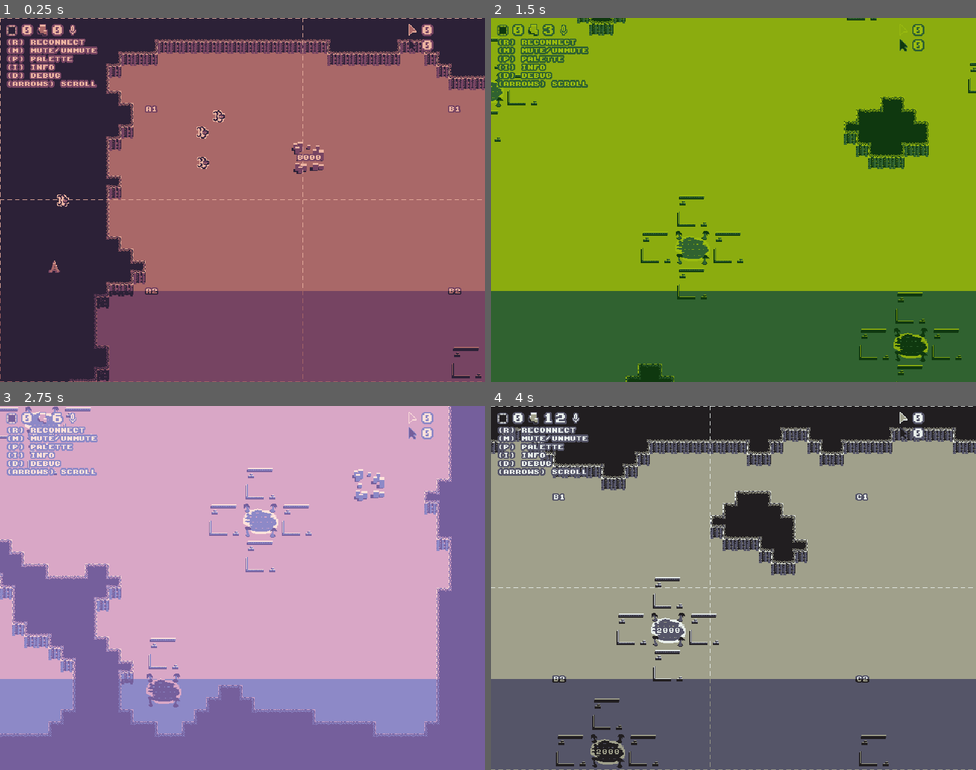
Above: before the commit, frames 1-4 (two rows, left to right).
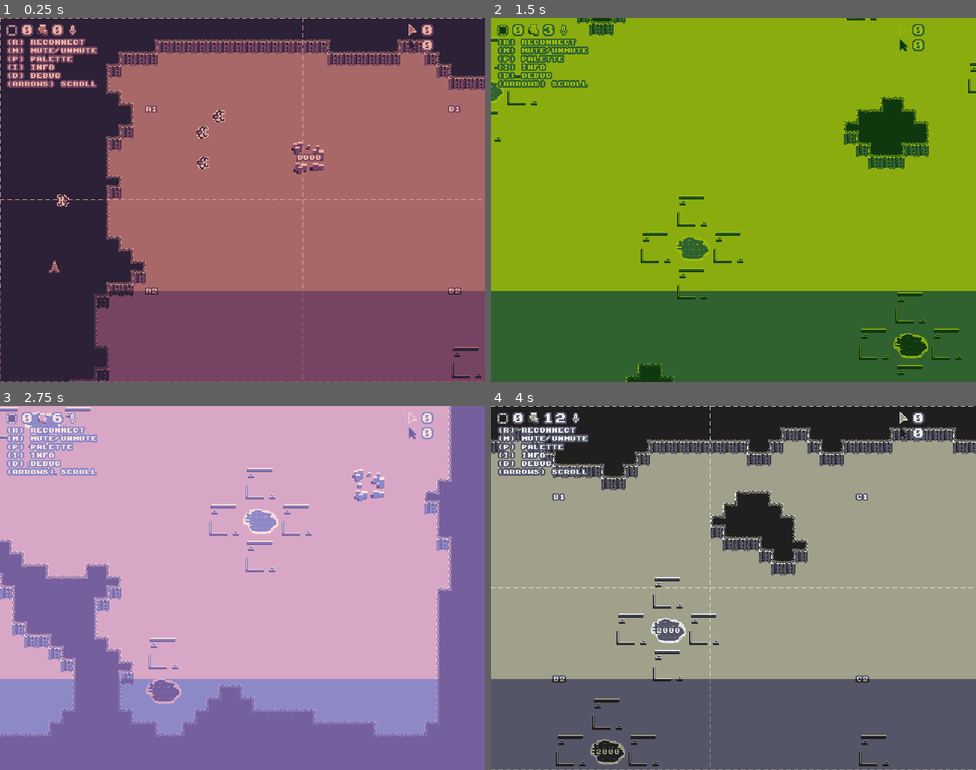
Above: after the commit, the same moments.

Repository: nikolawhallon/data-wars
Game: Godot game, scene res://scenes/game.tscn
Same seed, same stepped clock (60 frames per second), same inputs: the game is played once before the commit and once after it.
Inputs (mouse positions are in pixels of both pictures, inside the frame that each line leads up to):
- Up to frame 1 (0.25 s): no input
- Up to frame 2 (1.5 s): move the mouse to (840, 181) at 0.52 s; hold Right (move_right) 0.53-1.28 s; tap P (palette) at 0.6 s; click (840, 181) at 0.67 s; move the mouse to (636, 218) at 1.27 s; hold Down (move_down) from 1.28 s (still down); tap I (info) at 1.35 s
- Up to frame 3 (2.75 s): tap P (palette) at 1.55, 2.1 s; move the mouse to (291, 507) at 2.02 s; release Down (move_down) at 2.03 s; hold Right (move_right) from 2.03 s (still down)
- Up to frame 4 (4 s): tap Enter at 2.75 s; move the mouse to (709, 660) at 2.77 s; release Right (move_right) at 2.78 s; hold Up (move_up) 2.78-3.53 s; tap P (palette) at 2.85, 3.8 s; click (709, 660) at 2.92 s; move the mouse to (879, 642) at 3.52 s; hold Left (move_left) from 3.53 s (still down); tap I (info) at 3.6 s

The runs differ from the first frame. In frame 1, 0.2% of the frame differs, in the area x 40-47%, y 25-42%; in frame 2, 0.2%; in frame 3, 0.2%, in the area x 5-58%, y 0-83%; in frame 4, 0.2%.

Commit message:
added shaders for units and buildings for the enemy

Diff:
--- /dev/null
+++ b/resources/inverse.tres
@@ -0,0 +1,10 @@
+[gd_resource type="ShaderMaterial" format=3 uid="uid://bwu2udjtslgc"]
+
+[ext_resource type="Shader" uid="uid://b8t74ow17sia1" path="res://scenes/inverse.gdshader" id="1_q1a1g"]
+
+[resource]
+shader = ExtResource("1_q1a1g")
+shader_parameter/pal0 = Color(0.1725, 0.1294, 0.2157, 1)
+shader_parameter/pal1 = Color(0.4627, 0.2667, 0.3843, 1)
+shader_parameter/pal2 = Color(0.6627, 0.4078, 0.4078, 1)
+shader_parameter/pal3 = Color(0.9294, 0.7059, 0.6314, 1)
--- a/scenes/data_center.gd
+++ b/scenes/data_center.gd
@@ -9,6 +9,18 @@
 func _ready() -> void:
 	rng.randomize()
 
+func init(initial_team, initial_position):
+	global_position = initial_position
+	team = initial_team
+
+	if team.team == "enemy":
+		var mat := $Sprite2D.material as ShaderMaterial
+
+		mat.set_shader_parameter("pal0", Color("#edb4a1"))
+		mat.set_shader_parameter("pal1", Color("#a96868"))
+		mat.set_shader_parameter("pal2", Color("#764462"))
+		mat.set_shader_parameter("pal3", Color("#2c2137"))
+
 func _on_water_timer_timeout() -> void:
 	var water = get_parent()
 	var consumed = water.decrement(1)
@@ -18,8 +30,7 @@
 func _on_unit_timer_timeout() -> void:
 	if producing == "spam_bot":
 		var spam_bot = load("res://scenes/spam_bot.tscn").instantiate()
-		spam_bot.team = team
-		spam_bot.global_position = global_position + Vector2(rng.randf_range(-64.0, 64.0), rng.randf_range(-64.0, 64.0))
+		spam_bot.init(team, global_position + Vector2(rng.randf_range(-64.0, 64.0), rng.randf_range(-64.0, 64.0)))
 		get_tree().get_current_scene().add_child(spam_bot)
 
 	producing = null
--- a/scenes/data_center.tscn
+++ b/scenes/data_center.tscn
@@ -1,9 +1,18 @@
 [gd_scene format=3 uid="uid://b3tp1of0u3u20"]
 
+[ext_resource type="Shader" uid="uid://b8t74ow17sia1" path="res://scenes/inverse.gdshader" id="1_0o2gg"]
 [ext_resource type="Texture2D" uid="uid://dngncol6c3k4a" path="res://assets/data_center.png" id="1_3870i"]
 [ext_resource type="Script" uid="uid://jykvj08xaccd" path="res://scenes/data_center.gd" id="2_brcna"]
 
+[sub_resource type="ShaderMaterial" id="ShaderMaterial_ii474"]
+shader = ExtResource("1_0o2gg")
+shader_parameter/pal0 = Color(0.1725, 0.1294, 0.2157, 1)
+shader_parameter/pal1 = Color(0.4627, 0.2667, 0.3843, 1)
+shader_parameter/pal2 = Color(0.6627, 0.4078, 0.4078, 1)
+shader_parameter/pal3 = Color(0.9294, 0.7059, 0.6314, 1)
+
 [node name="DataCenter" type="Sprite2D" unique_id=871493217 groups=["DataCenter"]]
+material = SubResource("ShaderMaterial_ii474")
 texture = ExtResource("1_3870i")
 script = ExtResource("2_brcna")
 
--- a/scenes/data_drone.gd
+++ b/scenes/data_drone.gd
@@ -5,6 +5,18 @@
 
 var team = null
 var target = null
+
+func init(initial_team, initial_position):
+	global_position = initial_position
+	team = initial_team
+
+	if team.team == "enemy":
+		var mat := $Sprite2D.material as ShaderMaterial
+
+		mat.set_shader_parameter("pal0", Color("#edb4a1"))
+		mat.set_shader_parameter("pal1", Color("#a96868"))
+		mat.set_shader_parameter("pal2", Color("#764462"))
+		mat.set_shader_parameter("pal3", Color("#2c2137"))
 
 func _physics_process(delta: float) -> void:
 	var target_position = null
@@ -35,5 +47,10 @@
 
 	move_and_slide()
 
+	if velocity.x > 0:
+		$Sprite2D.flip_h = true
+	elif velocity.x < 0:
+		$Sprite2D.flip_h = false
+
 	if global_position.distance_to(target_position) < 16:
 		target = null
--- a/scenes/data_drone.tscn
+++ b/scenes/data_drone.tscn
@@ -2,6 +2,14 @@
 
 [ext_resource type="Script" uid="uid://pw4vp6juysuk" path="res://scenes/data_drone.gd" id="1_02qki"]
 [ext_resource type="Texture2D" uid="uid://cc5rkgb57p8dy" path="res://assets/data_drone.png" id="1_bdwxv"]
+[ext_resource type="Shader" uid="uid://b8t74ow17sia1" path="res://scenes/inverse.gdshader" id="2_31p4i"]
+
+[sub_resource type="ShaderMaterial" id="ShaderMaterial_h2gge"]
+shader = ExtResource("2_31p4i")
+shader_parameter/pal0 = Color(0.1725, 0.1294, 0.2157, 1)
+shader_parameter/pal1 = Color(0.4627, 0.2667, 0.3843, 1)
+shader_parameter/pal2 = Color(0.6627, 0.4078, 0.4078, 1)
+shader_parameter/pal3 = Color(0.9294, 0.7059, 0.6314, 1)
 
 [sub_resource type="CircleShape2D" id="CircleShape2D_02qki"]
 radius = 8.0
@@ -14,6 +22,7 @@
 script = ExtResource("1_02qki")
 
 [node name="Sprite2D" type="Sprite2D" parent="." unique_id=1270864911]
+material = SubResource("ShaderMaterial_h2gge")
 texture = ExtResource("1_bdwxv")
 
 [node name="CollisionShape2D" type="CollisionShape2D" parent="." unique_id=1022469493]
--- a/scenes/extractor.gd
+++ b/scenes/extractor.gd
@@ -6,6 +6,18 @@
 var team = null
 var target = null
 var mine = null
+
+func init(initial_team, initial_position):
+	global_position = initial_position
+	team = initial_team
+
+	if team.team == "enemy":
+		var mat := $Sprite2D.material as ShaderMaterial
+
+		mat.set_shader_parameter("pal0", Color("#edb4a1"))
+		mat.set_shader_parameter("pal1", Color("#a96868"))
+		mat.set_shader_parameter("pal2", Color("#764462"))
+		mat.set_shader_parameter("pal3", Color("#2c2137"))
 
 func _physics_process(delta: float) -> void:
 	var target_position = null
@@ -34,6 +46,11 @@
 
 	move_and_slide()
 
+	if velocity.x > 0:
+		$Sprite2D.flip_h = true
+	elif velocity.x < 0:
+		$Sprite2D.flip_h = false
+
 	if global_position.distance_to(target_position) < 16:
 		target = null
 
--- a/scenes/extractor.tscn
+++ b/scenes/extractor.tscn
@@ -1,7 +1,22 @@
 [gd_scene format=3 uid="uid://b58qmpiqhcbbn"]
 
 [ext_resource type="Texture2D" uid="uid://bamgrff7wjcp8" path="res://assets/extractor.png" id="1_01spe"]
+[ext_resource type="Shader" uid="uid://b8t74ow17sia1" path="res://scenes/inverse.gdshader" id="1_kljyq"]
 [ext_resource type="Script" uid="uid://j0im84kqci0h" path="res://scenes/extractor.gd" id="1_o7god"]
+
+[sub_resource type="ShaderMaterial" id="ShaderMaterial_3n3yk"]
+shader = ExtResource("1_kljyq")
+shader_parameter/pal0 = Color(1, 0.12941177, 0.21568628, 1)
+shader_parameter/pal1 = Color(1, 0.26666668, 0.38431373, 1)
+shader_parameter/pal2 = Color(0.6627, 0.4078, 0.4078, 1)
+shader_parameter/pal3 = Color(0.9294, 0.7059, 0.6314, 1)
+
+[sub_resource type="ShaderMaterial" id="ShaderMaterial_kljyq"]
+shader = ExtResource("1_kljyq")
+shader_parameter/pal0 = Color(0.1725, 0.1294, 0.2157, 1)
+shader_parameter/pal1 = Color(0.4627, 0.2667, 0.3843, 1)
+shader_parameter/pal2 = Color(0.6627, 0.4078, 0.4078, 1)
+shader_parameter/pal3 = Color(0.9294, 0.7059, 0.6314, 1)
 
 [sub_resource type="CircleShape2D" id="CircleShape2D_o7god"]
 radius = 8.0
@@ -10,10 +25,12 @@
 radius = 8.0
 
 [node name="Extractor" type="CharacterBody2D" unique_id=2056073613 groups=["Extractor", "Unit"]]
+material = SubResource("ShaderMaterial_3n3yk")
 collision_mask = 0
 script = ExtResource("1_o7god")
 
 [node name="Sprite2D" type="Sprite2D" parent="." unique_id=2022751595]
+material = SubResource("ShaderMaterial_kljyq")
 texture = ExtResource("1_01spe")
 
 [node name="CollisionShape2D" type="CollisionShape2D" parent="." unique_id=1525820968]
--- a/scenes/game.gd
+++ b/scenes/game.gd
@@ -84,19 +84,15 @@
 	var extractors_to_spawn = 4
 	while extractors_to_spawn > 0:
 		var extractor = load("res://scenes/extractor.tscn").instantiate()
-		extractor.team = $Player
-		extractor.global_position = Vector2(randf_range(64.0, 256.0), randf_range(64.0, 256.0))
+		extractor.init($Player, Vector2(randf_range(64.0, 256.0), randf_range(64.0, 256.0)))
 		add_child(extractor)
 
 		extractors_to_spawn -= 1
 
 	var enemy_skunk_drones_to_spawn = 4
 	while enemy_skunk_drones_to_spawn > 0:
-		var skunk_drone = load("res://scenes/skunk_drone.tscn").instantiate()
-		skunk_drone.team = $Enemy
-		var x = randf_range(512.0, 1024.0)
-		var y = randf_range(512.0, 1024.0)
-		skunk_drone.global_position = Vector2(x, y)
+		var skunk_drone = load("res://scenes/spam_bot.tscn").instantiate()
+		skunk_drone.init($Enemy, Vector2(randf_range(512.0, 1024.0), randf_range(512.0, 1024.0)))
 		add_child(skunk_drone)
 
 		enemy_skunk_drones_to_spawn -= 1
@@ -144,8 +140,7 @@
 	var extractors_to_spawn = 4 - player_extractor_number
 	while extractors_to_spawn > 0:
 		var extractor = load("res://scenes/extractor.tscn").instantiate()
-		extractor.team = $Player
-		extractor.global_position = Vector2(randf_range(64.0, 256.0), randf_range(64.0, 256.0))
+		extractor.init($Player, Vector2(randf_range(64.0, 256.0), randf_range(64.0, 256.0)))
 		add_child(extractor)
 
 		extractors_to_spawn -= 1
@@ -357,14 +352,12 @@
 	if building_type == "skunk_works":
 		var skunk_works = load("res://scenes/skunk_works.tscn").instantiate()
 		water.add_child(skunk_works)
-		skunk_works.team = $Player
-		skunk_works.global_position = site.global_position
+		skunk_works.init($Player, site.global_position)
 		site.queue_free()
 	elif building_type == "data_center":
 		var data_center = load("res://scenes/data_center.tscn").instantiate()
 		water.add_child(data_center)
-		data_center.team = $Player
-		data_center.global_position = site.global_position
+		data_center.init($Player, site.global_position)
 		site.queue_free()
 	else:
 		return "Invalid building_type"
--- /dev/null
+++ b/scenes/inverse.gdshader
@@ -0,0 +1,33 @@
+shader_type canvas_item;
+
+// replacement palette
+uniform vec3 pal0 : source_color = vec3(0.1725, 0.1294, 0.2157); // #2c2137
+uniform vec3 pal1 : source_color = vec3(0.4627, 0.2667, 0.3843); // #764462
+uniform vec3 pal2 : source_color = vec3(0.6627, 0.4078, 0.4078); // #a96868
+uniform vec3 pal3 : source_color = vec3(0.9294, 0.7059, 0.6314); // #edb4a1
+
+// original palette
+const vec3 src0 = vec3(0.1725, 0.1294, 0.2157); // #2c2137
+const vec3 src1 = vec3(0.4627, 0.2667, 0.3843); // #764462
+const vec3 src2 = vec3(0.6627, 0.4078, 0.4078); // #a96868
+const vec3 src3 = vec3(0.9294, 0.7059, 0.6314); // #edb4a1
+
+bool same(vec3 a, vec3 b) {
+	return distance(a, b) < 0.01;
+}
+
+void fragment() {
+	vec4 c = texture(TEXTURE, UV);
+
+	if (same(c.rgb, src0)) {
+		c.rgb = pal0;
+	} else if (same(c.rgb, src1)) {
+		c.rgb = pal1;
+	} else if (same(c.rgb, src2)) {
+		c.rgb = pal2;
+	} else if (same(c.rgb, src3)) {
+		c.rgb = pal3;
+	}
+
+	COLOR = c;
+}
--- a/scenes/skunk_drone.gd
+++ b/scenes/skunk_drone.gd
@@ -5,6 +5,18 @@
 
 var team = null
 var target = null
+
+func init(initial_team, initial_position):
+	global_position = initial_position
+	team = initial_team
+
+	if team.team == "enemy":
+		var mat := $Sprite2D.material as ShaderMaterial
+
+		mat.set_shader_parameter("pal0", Color("#edb4a1"))
+		mat.set_shader_parameter("pal1", Color("#a96868"))
+		mat.set_shader_parameter("pal2", Color("#764462"))
+		mat.set_shader_parameter("pal3", Color("#2c2137"))
 
 func _physics_process(delta: float) -> void:
 	var target_position = null
@@ -33,6 +45,11 @@
 
 	move_and_slide()
 
+	if velocity.x > 0:
+		$Sprite2D.flip_h = true
+	elif velocity.x < 0:
+		$Sprite2D.flip_h = false
+
 	if global_position.distance_to(target_position) < 16:
 		target = null
 
--- a/scenes/skunk_drone.tscn
+++ b/scenes/skunk_drone.tscn
@@ -2,6 +2,14 @@
 
 [ext_resource type="Script" uid="uid://du0wtqhityta3" path="res://scenes/skunk_drone.gd" id="1_at1my"]
 [ext_resource type="Texture2D" uid="uid://bvoiiao0dhg7s" path="res://assets/skunk_drone.png" id="1_thsc2"]
+[ext_resource type="Shader" uid="uid://b8t74ow17sia1" path="res://scenes/inverse.gdshader" id="2_eb2ji"]
+
+[sub_resource type="ShaderMaterial" id="ShaderMaterial_s7yx3"]
+shader = ExtResource("2_eb2ji")
+shader_parameter/pal0 = Color(0.1725, 0.1294, 0.2157, 1)
+shader_parameter/pal1 = Color(0.4627, 0.2667, 0.3843, 1)
+shader_parameter/pal2 = Color(0.6627, 0.4078, 0.4078, 1)
+shader_parameter/pal3 = Color(0.9294, 0.7059, 0.6314, 1)
 
 [sub_resource type="CircleShape2D" id="CircleShape2D_eb2ji"]
 radius = 8.0
@@ -14,6 +22,7 @@
 script = ExtResource("1_at1my")
 
 [node name="Sprite2D" type="Sprite2D" parent="." unique_id=322296492]
+material = SubResource("ShaderMaterial_s7yx3")
 texture = ExtResource("1_thsc2")
 
 [node name="CollisionShape2D" type="CollisionShape2D" parent="." unique_id=911040943]
--- a/scenes/skunk_works.gd
+++ b/scenes/skunk_works.gd
@@ -8,6 +8,18 @@
 
 func _ready() -> void:
 	rng.randomize()
+
+func init(initial_team, initial_position):
+	global_position = initial_position
+	team = initial_team
+
+	if team.team == "enemy":
+		var mat := $Sprite2D.material as ShaderMaterial
+
+		mat.set_shader_parameter("pal0", Color("#edb4a1"))
+		mat.set_shader_parameter("pal1", Color("#a96868"))
+		mat.set_shader_parameter("pal2", Color("#764462"))
+		mat.set_shader_parameter("pal3", Color("#2c2137"))
 
 func spawn_unit(type):
 	if producing:
@@ -33,13 +45,11 @@
 func _on_unit_timer_timeout() -> void:
 	if producing == "skunk_drone":
 		var skunk_drone = load("res://scenes/skunk_drone.tscn").instantiate()
-		skunk_drone.team = team
-		skunk_drone.global_position = global_position + Vector2(rng.randf_range(-64.0, 64.0), rng.randf_range(-64.0, 64.0))
+		skunk_drone.init(team, global_position + Vector2(rng.randf_range(-64.0, 64.0), rng.randf_range(-64.0, 64.0)))
 		get_tree().get_current_scene().add_child(skunk_drone)
 	elif producing == "data_drone":
 		var data_drone = load("res://scenes/data_drone.tscn").instantiate()
-		data_drone.team = team
-		data_drone.global_position = global_position + Vector2(rng.randf_range(-64.0, 64.0), rng.randf_range(-64.0, 64.0))
+		data_drone.init(team, global_position + Vector2(rng.randf_range(-64.0, 64.0), rng.randf_range(-64.0, 64.0)))
 		get_tree().get_current_scene().add_child(data_drone)
 
 	producing = null
--- a/scenes/skunk_works.tscn
+++ b/scenes/skunk_works.tscn
@@ -1,9 +1,18 @@
 [gd_scene format=3 uid="uid://dkk7irbj0fklh"]
 
+[ext_resource type="Shader" uid="uid://b8t74ow17sia1" path="res://scenes/inverse.gdshader" id="1_c6i1a"]
 [ext_resource type="Texture2D" uid="uid://b3r36kuw472bu" path="res://assets/skunk_works.png" id="1_f1nbc"]
 [ext_resource type="Script" uid="uid://cv6mwm86lik40" path="res://scenes/skunk_works.gd" id="2_b0jxg"]
 
+[sub_resource type="ShaderMaterial" id="ShaderMaterial_065em"]
+shader = ExtResource("1_c6i1a")
+shader_parameter/pal0 = Color(0.1725, 0.1294, 0.2157, 1)
+shader_parameter/pal1 = Color(0.4627, 0.2667, 0.3843, 1)
+shader_parameter/pal2 = Color(0.6627, 0.4078, 0.4078, 1)
+shader_parameter/pal3 = Color(0.9294, 0.7059, 0.6314, 1)
+
 [node name="SkunkWorks" type="Sprite2D" unique_id=857615151 groups=["SkunkWorks"]]
+material = SubResource("ShaderMaterial_065em")
 texture = ExtResource("1_f1nbc")
 script = ExtResource("2_b0jxg")
 
--- a/scenes/spam_bot.gd
+++ b/scenes/spam_bot.gd
@@ -5,6 +5,21 @@
 
 var team = null
 var target = null
+
+func _ready():
+	$AnimatedSprite2D.play("default")
+
+func init(initial_team, initial_position):
+	global_position = initial_position
+	team = initial_team
+
+	if team.team == "enemy":
+		var mat := $AnimatedSprite2D.material as ShaderMaterial
+
+		mat.set_shader_parameter("pal0", Color("#edb4a1"))
+		mat.set_shader_parameter("pal1", Color("#a96868"))
+		mat.set_shader_parameter("pal2", Color("#764462"))
+		mat.set_shader_parameter("pal3", Color("#2c2137"))
 
 func _physics_process(delta: float) -> void:
 	var target_position = null
@@ -31,5 +46,10 @@
 
 	move_and_slide()
 
+	if velocity.x > 0:
+		$AnimatedSprite2D.flip_h = true
+	elif velocity.x < 0:
+		$AnimatedSprite2D.flip_h = false
+
 	if global_position.distance_to(target_position) < 16:
 		target = null
--- a/scenes/spam_bot.tscn
+++ b/scenes/spam_bot.tscn
@@ -1,7 +1,45 @@
 [gd_scene format=3 uid="uid://bwiqio6ve0qbh"]
 
-[ext_resource type="Texture2D" uid="uid://bhiekx7w48m7y" path="res://assets/spam_bot.png" id="1_6r5md"]
 [ext_resource type="Script" uid="uid://dqqt5uga88spu" path="res://scenes/spam_bot.gd" id="1_kl1lo"]
+[ext_resource type="Shader" uid="uid://b8t74ow17sia1" path="res://scenes/inverse.gdshader" id="1_r6ej7"]
+[ext_resource type="Texture2D" uid="uid://d137r33rneh2a" path="res://assets/spam_bot/spam_bot_1.png" id="3_7abbr"]
+[ext_resource type="Texture2D" uid="uid://dt4duwbafrdqw" path="res://assets/spam_bot/spam_bot_2.png" id="4_hwjvk"]
+[ext_resource type="Texture2D" uid="uid://wy063i0su6kl" path="res://assets/spam_bot/spam_bot_3.png" id="5_ffl8a"]
+[ext_resource type="Texture2D" uid="uid://crm7rdab02hec" path="res://assets/spam_bot/spam_bot_4.png" id="6_mrc8k"]
+
+[sub_resource type="ShaderMaterial" id="ShaderMaterial_nx62t"]
+shader = ExtResource("1_r6ej7")
+shader_parameter/pal0 = Color(0.1725, 0.1294, 0.2157, 1)
+shader_parameter/pal1 = Color(0.4627, 0.2667, 0.3843, 1)
+shader_parameter/pal2 = Color(0.6627, 0.4078, 0.4078, 1)
+shader_parameter/pal3 = Color(0.9294, 0.7059, 0.6314, 1)
+
+[sub_resource type="ShaderMaterial" id="ShaderMaterial_pnr2s"]
+shader = ExtResource("1_r6ej7")
+shader_parameter/pal0 = Color(0.1725, 0.1294, 0.2157, 1)
+shader_parameter/pal1 = Color(0.4627, 0.2667, 0.3843, 1)
+shader_parameter/pal2 = Color(0.6627, 0.4078, 0.4078, 1)
+shader_parameter/pal3 = Color(0.9294, 0.7059, 0.6314, 1)
+
+[sub_resource type="SpriteFrames" id="SpriteFrames_7n53c"]
+animations = [{
+"frames": [{
+"duration": 1.0,
+"texture": ExtResource("3_7abbr")
+}, {
+"duration": 1.0,
+"texture": ExtResource("4_hwjvk")
+}, {
+"duration": 1.0,
+"texture": ExtResource("5_ffl8a")
+}, {
+"duration": 1.0,
+"texture": ExtResource("6_mrc8k")
+}],
+"loop": true,
+"name": &"default",
+"speed": 5.0
+}]
 
 [sub_resource type="CircleShape2D" id="CircleShape2D_kl1lo"]
 radius = 8.0
@@ -10,11 +48,13 @@
 radius = 8.0
 
 [node name="SpamBot" type="CharacterBody2D" unique_id=552019670 groups=["SpamBot", "Unit"]]
+material = SubResource("ShaderMaterial_nx62t")
 collision_mask = 0
 script = ExtResource("1_kl1lo")
 
-[node name="Sprite2D" type="Sprite2D" parent="." unique_id=1042885366]
-texture = ExtResource("1_6r5md")
+[node name="AnimatedSprite2D" type="AnimatedSprite2D" parent="." unique_id=1236178571]
+material = SubResource("ShaderMaterial_pnr2s")
+sprite_frames = SubResource("SpriteFrames_7n53c")
 
 [node name="CollisionShape2D" type="CollisionShape2D" parent="." unique_id=30827190]
 shape = SubResource("CircleShape2D_kl1lo")
Renamed: assets/spam_bot.png -> assets/spam_bot/spam_bot_1.png
Not shown, added: assets/spam_bot/spam_bot_1.png.import
Binary file added: assets/spam_bot/spam_bot_2.png
Not shown, added: assets/spam_bot/spam_bot_2.png.import
Binary file added: assets/spam_bot/spam_bot_3.png
Not shown, added: assets/spam_bot/spam_bot_3.png.import
Binary file added: assets/spam_bot/spam_bot_4.png
Not shown, changed: assets/spam_bot/spam_bot_4.png.import
Binary file changed: assets/water.png
Not shown, added: scenes/inverse.gdshader.uid
